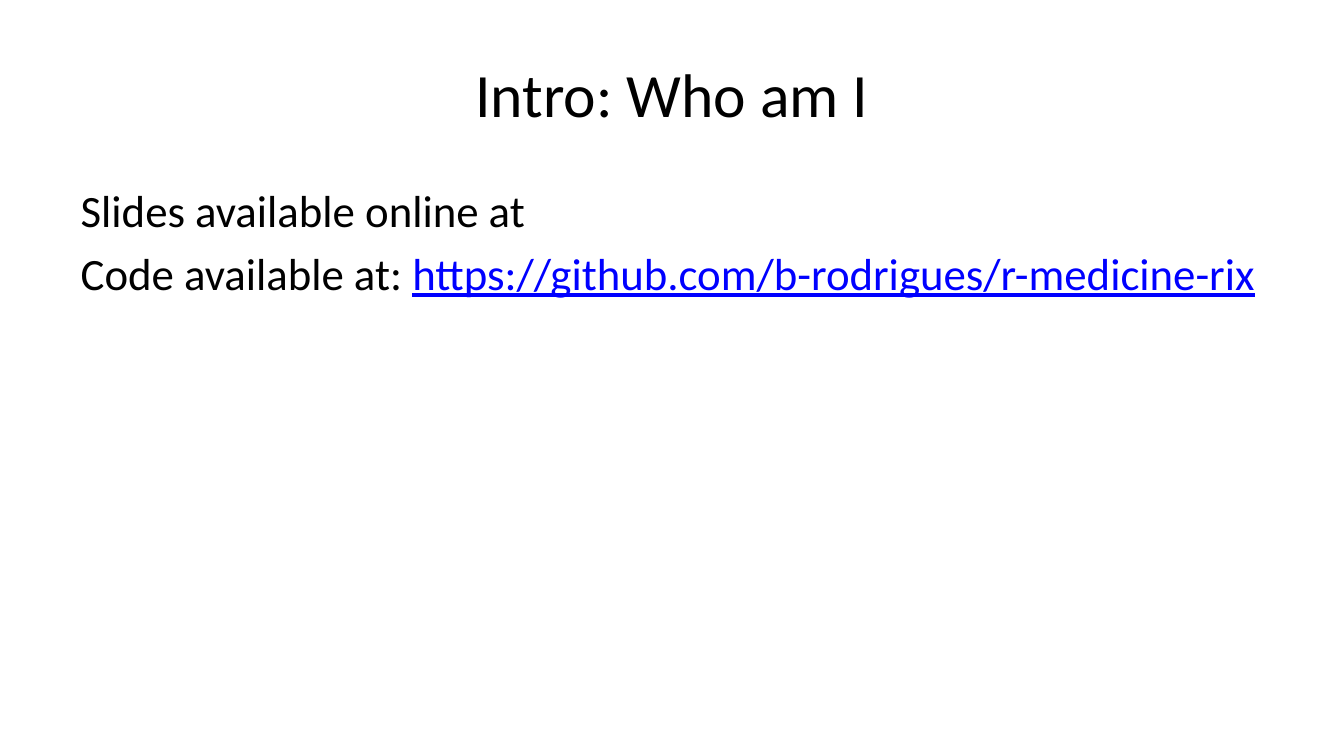
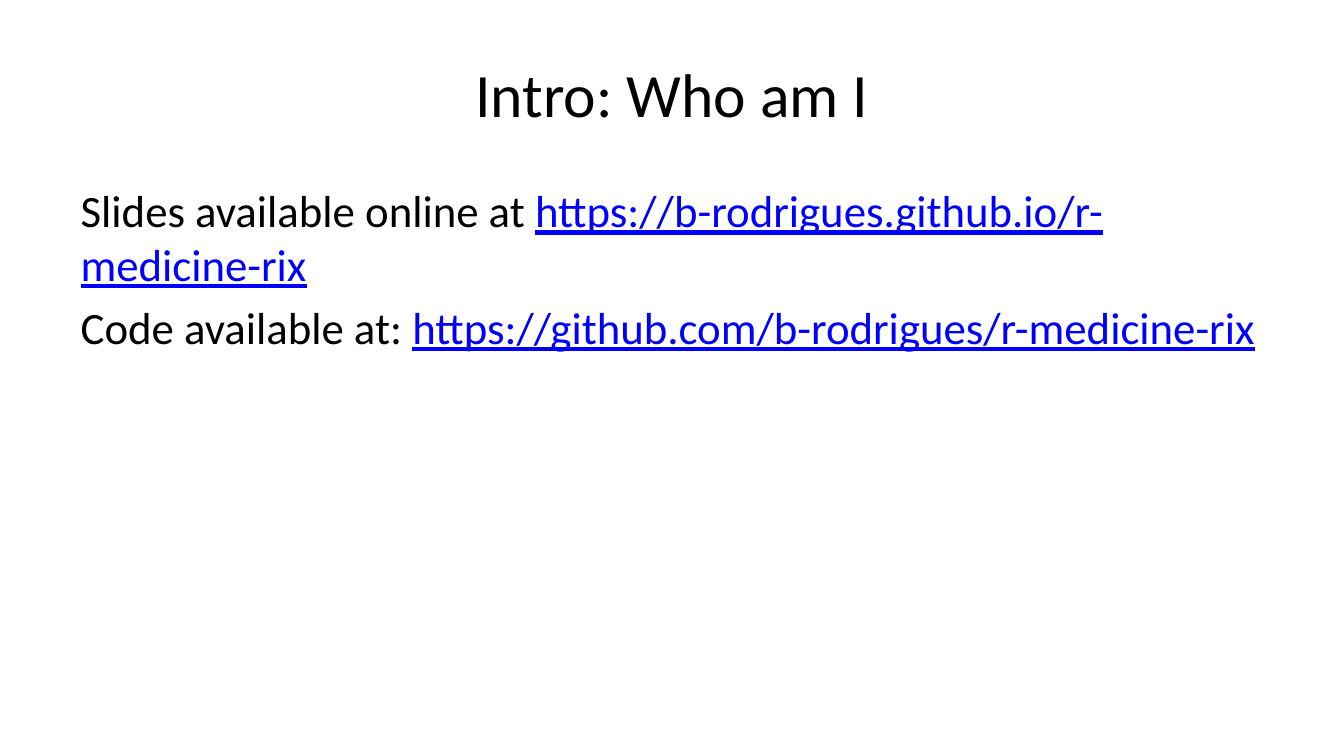
Before and after one commit to b-rodrigues/r-medicine-rix, a slide deck: slide 4 of docs/index.pptx. Drawn at 1344x756 pixels with LibreOffice and Linux fonts; fonts in the diff are those of the drawing. Boxes give left, top, right and bottom in pixels: in the first picture for what was removed or moved away, otherwise in the second. Text is boxed around its words. In the diff, an @@ line names an element or a change of style, - is before the commit and + after.

```diff
--- a/docs/index.pptx
+++ b/docs/index.pptx
@@ text at [81, 196, 1103, 288]: text changed; text colour #000000 to #0000FF @@
-Slides available online at
+Slides available online at https://b-rodrigues.github.io/r-medicine-rix
```
Also in this commit, not shown: 9 other files.
